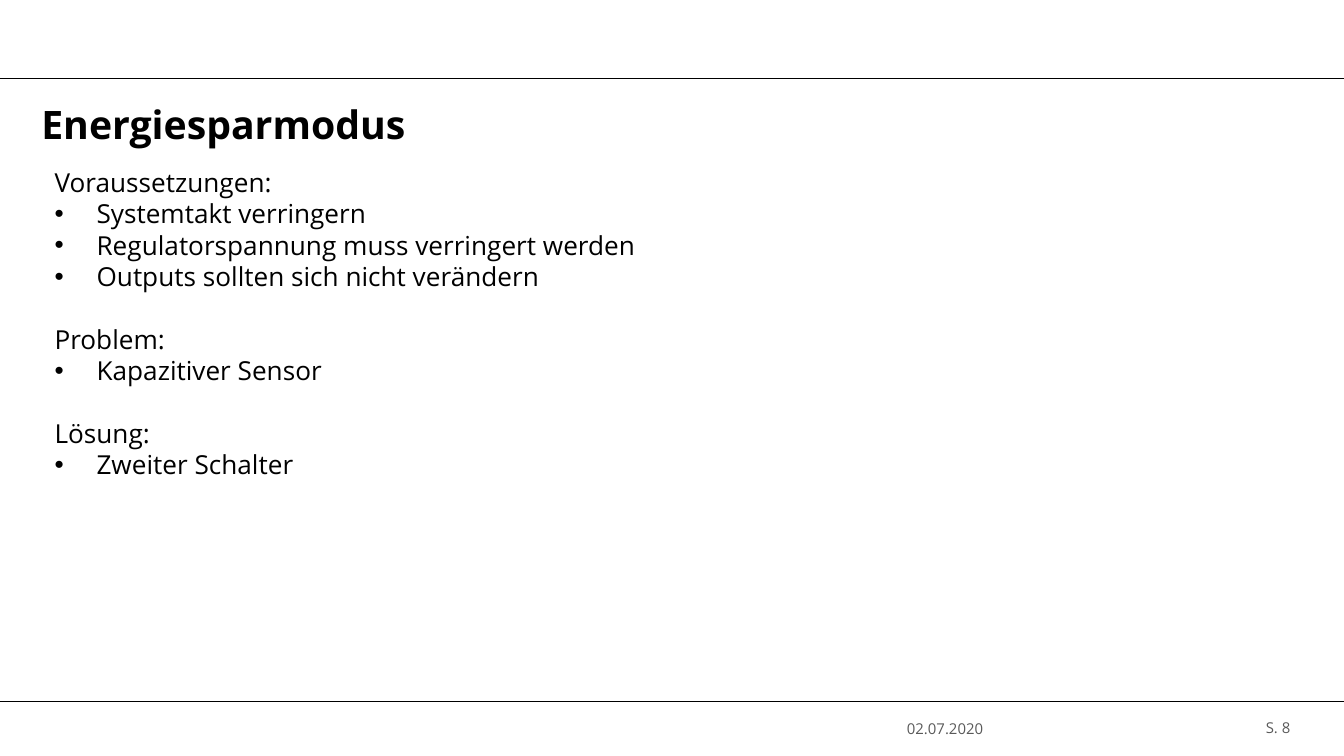
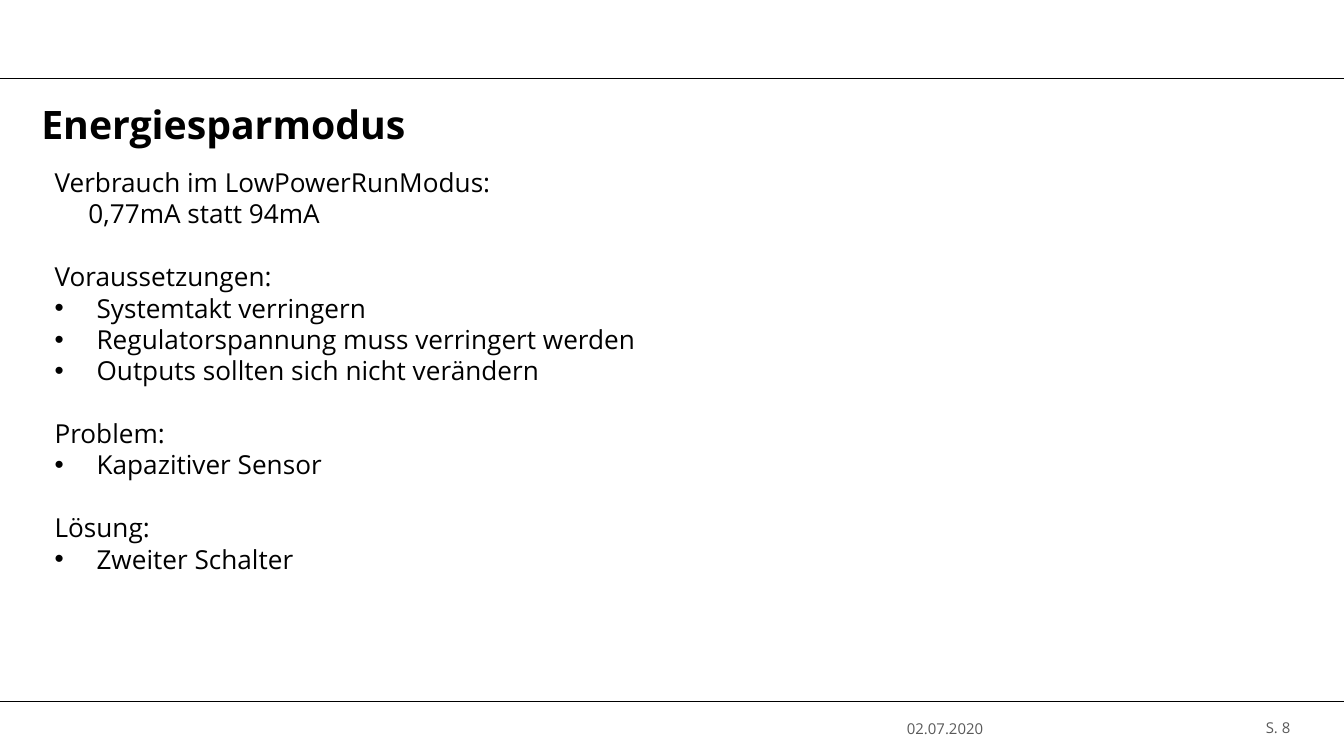
Before and after one commit to Typwithoutname/VMCB, a slide deck: slide 8 of Zwischenpräsentation/Zwischenpräsentation.pptx. Drawn at 1344x756 pixels with LibreOffice and Linux fonts; fonts in the diff are those of the drawing; background and template pictures are left out. Boxes give left, top, right and bottom in pixels: in the first picture for what was removed or moved away, otherwise in the second. Text is boxed around its words. In the diff, an @@ line names an element or a change of style, - is before the commit and + after.

```diff
--- a/Zwischenpräsentation/Zwischenpräsentation.pptx
+++ b/Zwischenpräsentation/Zwischenpräsentation.pptx
@@ text at bbox=[55, 172, 490, 227]: paragraphs added @@
+Verbrauch im LowPowerRunModus:
+0,77mA statt 94mA
```
Also in this commit, not shown: 1 other slide changed, 2 other files.
